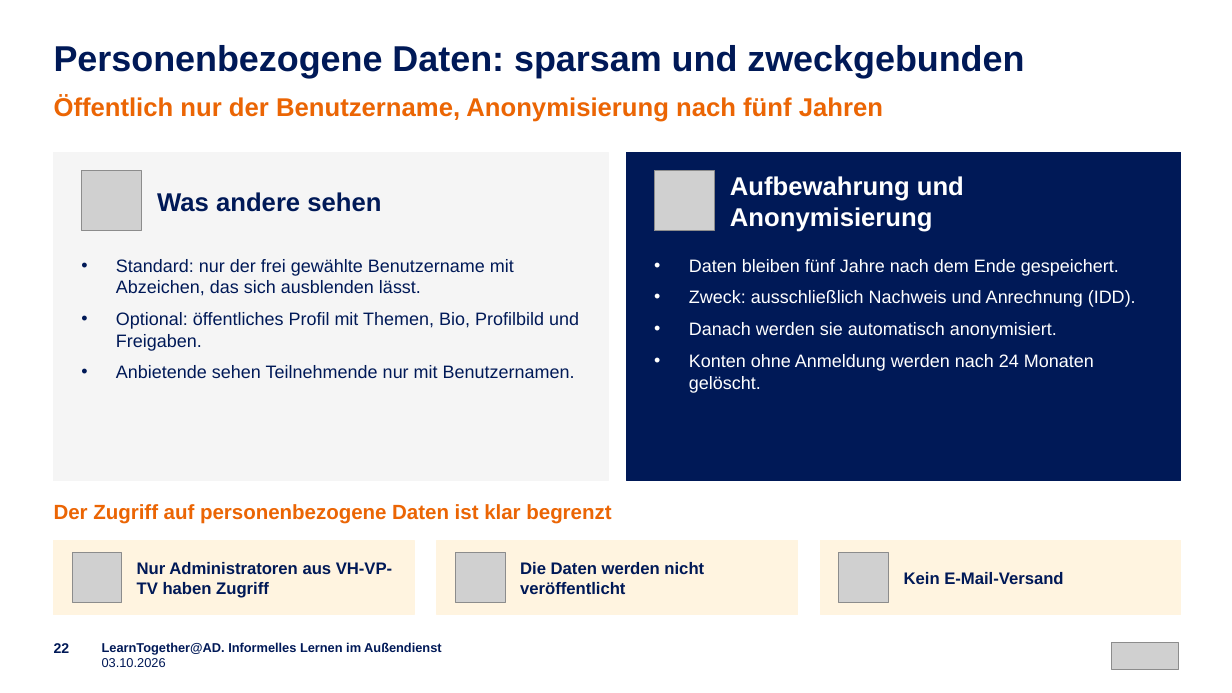
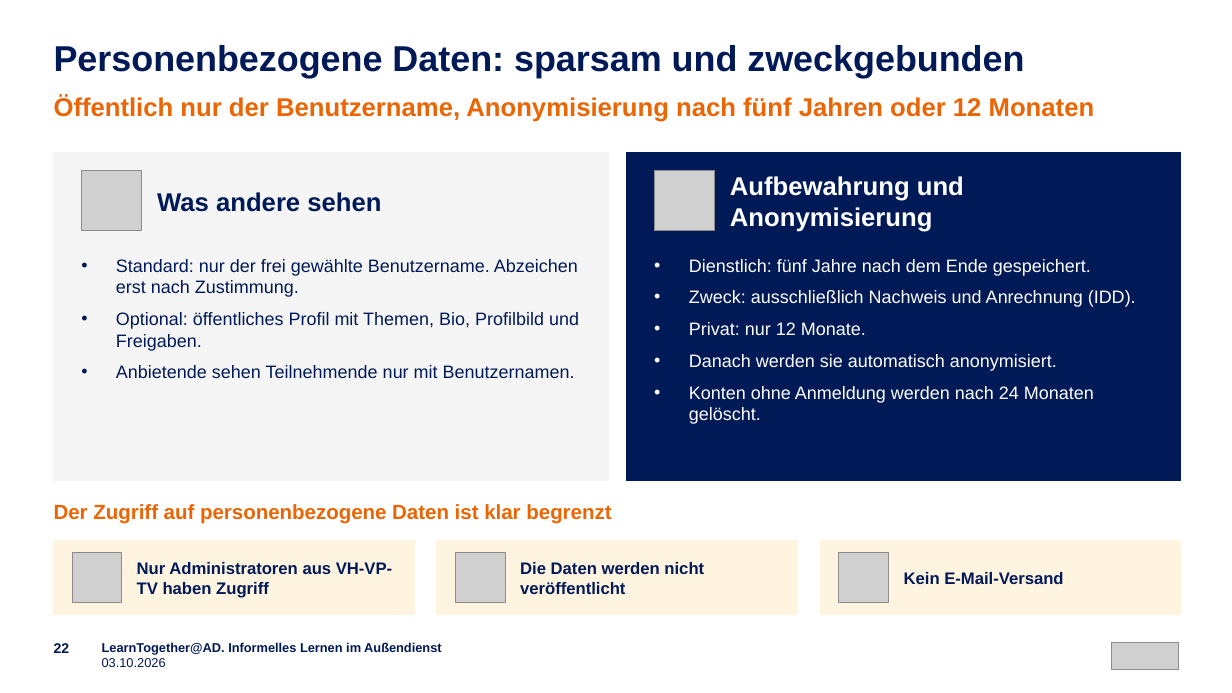
Before and after one commit to emplush/ruv_learntogether, a slide deck: slide 22 of docs/LearnTogether-AD_Praesentation.pptx. Drawn at 1232x693 pixels with LibreOffice and Linux fonts; fonts in the diff are those of the drawing; grey boxes stand for pictures. Boxes give left, top, right and bottom in pixels: in the first picture for what was removed or moved away, otherwise in the second. Text is boxed around its words. In the diff, an @@ line names an element or a change of style, - is before the commit and + after.

```diff
--- a/docs/LearnTogether-AD_Praesentation.pptx
+++ b/docs/LearnTogether-AD_Praesentation.pptx
@@ text at bbox=[54, 95, 1095, 122]: text changed @@
-Öffentlich nur der Benutzername, Anonymisierung nach fünf Jahren
+Öffentlich nur der Benutzername, Anonymisierung nach fünf Jahren oder 12 Monaten
@@ text at bbox=[116, 259, 578, 297]: text changed @@
-• Standard: nur der frei gewählte Benutzername mit Abzeichen, das sich ausblenden lässt.
+• Standard: nur der frei gewählte Benutzername. Abzeichen erst nach Zustimmung.
@@ text at bbox=[689, 259, 1091, 276]: text changed @@
-• Daten bleiben fünf Jahre nach dem Ende gespeichert.
+• Dienstlich: fünf Jahre nach dem Ende gespeichert.
@@ text at bbox=[689, 322, 866, 335]: paragraph added @@
+• Privat: nur 12 Monate.
```
Also in this commit, not shown: 4 other slides changed, 34 other files.
